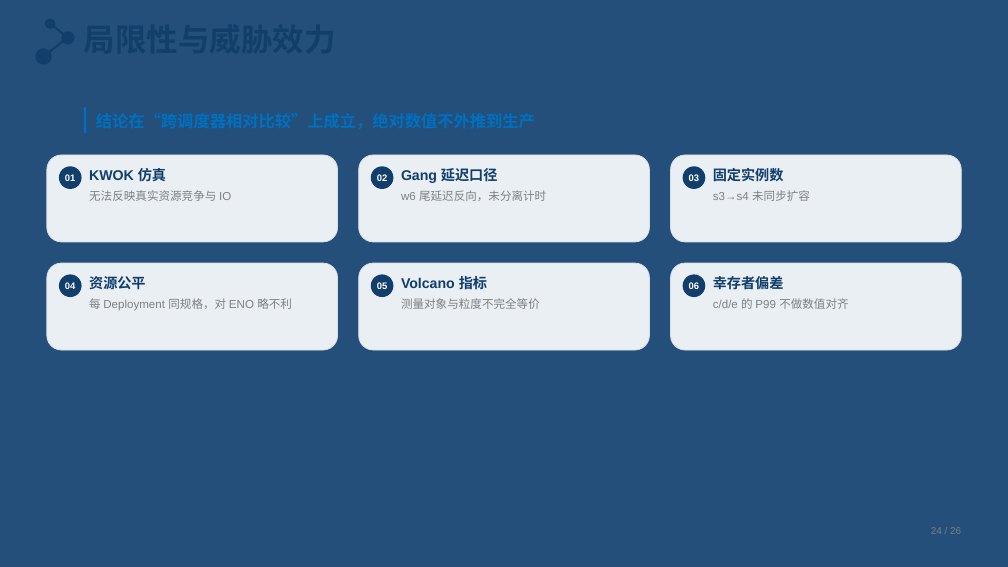
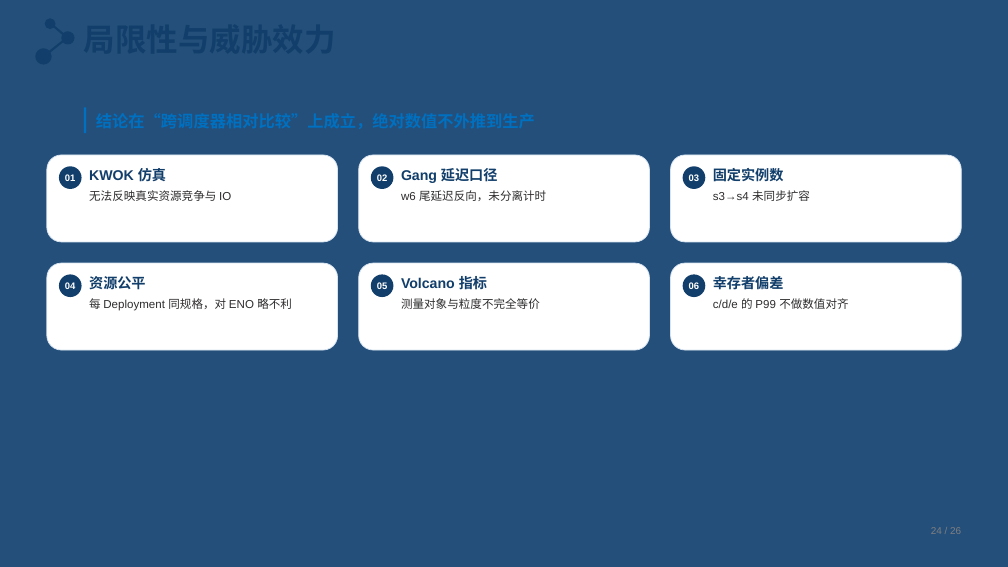
Before and after one commit to tengfei86/godel-scheduler, a slide deck: slide 24 of docs/thesis/defense/答辩PPT-北航模板版.pptx. Drawn at 1008x567 pixels with LibreOffice and Linux fonts; fonts in the diff are those of the drawing; background and template pictures are left out. Boxes give left, top, right and bottom in pixels: in the first picture for what was removed or moved away, otherwise in the second. Text is boxed around its words. In the diff, an @@ line names an element or a change of style, - is before the commit and + after.

```diff
--- a/docs/thesis/defense/答辩PPT-北航模板版.pptx
+++ b/docs/thesis/defense/答辩PPT-北航模板版.pptx
@@ text at [89,190,231,201]: text colour #7F7F7F to #2E2C2C in "无法反映真实资源竞争与 IO" @@
@@ text at [401,190,546,201]: text colour #7F7F7F to #2E2C2C in "w6 尾延迟反向，未分离计时" @@
@@ text at [713,190,810,201]: text colour #7F7F7F to #2E2C2C in "s3→s4 未同步扩容" @@
@@ fill #EAEFF4 to #FFFFFF; outline #D9DEE5 0.75 pt to #D6E3F0 0.75 pt in 6 elements at [47,155,338,242], [359,155,650,242], [670,155,961,242], [47,263,338,350], [359,263,650,350], [670,263,961,350] @@
@@ text at [89,298,292,311]: text colour #7F7F7F to #2E2C2C in "每 Deployment 同规格，对 ENO 略不利" @@
@@ text at [401,298,540,309]: text colour #7F7F7F to #2E2C2C in "测量对象与粒度不完全等价" @@
@@ text at [713,298,848,309]: text colour #7F7F7F to #2E2C2C in "c/d/e 的 P99 不做数值对齐" @@
```
Also in this commit, not shown: 5 other slides changed, 2 other files.
